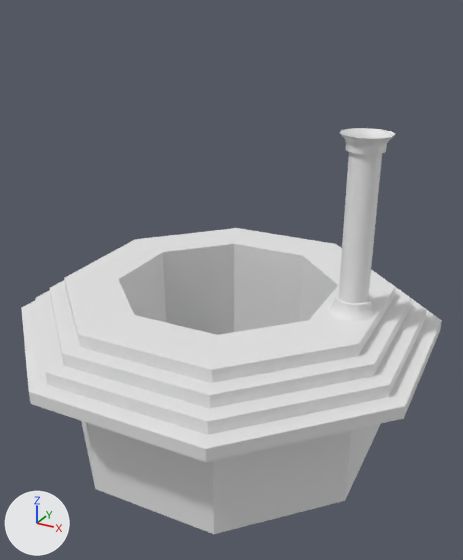
Before and after pictures for a commit that changed the FBX model Assets/Models/Hub/Function/MasterTomb/Mausoleum.fbx.
Before and after are seen from a 50 mm lens placed at (12.1, -21.6, 13.0), pointed at (0.4, -0.4, 2.3). Lighting does not change. The marker at lower left points along +X, +Y and +Z. Where no turn or scale is listed for an object, it has been applied to the vertices. Vertices at the same position are counted once.
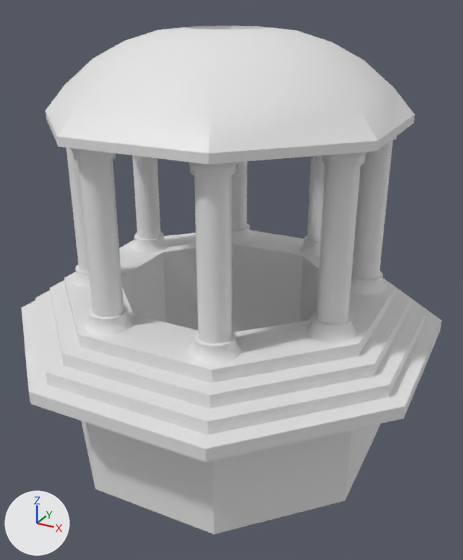
What differs and where, as boxes [x1, y1, x2, y2] in the pictures (463 x 560 px):
'Top', added
    after: [45, 26, 415, 164]
'Cylinder.001', reshaped, turned
    before: [329, 128, 395, 321]
    after: [299, 155, 325, 257]
'Cylinder.007', added
    after: [189, 162, 242, 364]
'Cylinder.008', added
    after: [306, 152, 367, 343]
'Cylinder.006', added
    after: [71, 148, 134, 335]
'Cylinder.003', added
    after: [350, 136, 397, 295]
'Cylinder.004', added
    after: [131, 155, 168, 253]
'Cylinder.005', added
    after: [66, 147, 90, 287]
'Cylinder.002', added
    after: [232, 161, 253, 243]

Diff of the bpy script that builds the scene:
```diff
--- a/Assets/Models/Hub/Function/MasterTomb/Mausoleum.fbx.py
+++ b/Assets/Models/Hub/Function/MasterTomb/Mausoleum.fbx.py
@@ me_cylinder_002 @@
 # used by ob_cylinder_001; location = (0.0, 0.0, 0.0)
-me_cylinder_002.from_pydata(...)  # 160 vertices, 144 faces; spans x 4.55..6.45, y -0.95..0.95, z 2.0..8.74
+me_cylinder_002.from_pydata(...)  # 193 vertices, 192 faces; spans x 4.78..6.68, y -0.95..0.95, z 2.0..10.2
+# me_cylinder_002 part 1: 160 vertices removed from x 4.55..6.45, y -0.95..0.95, z 2.0..8.74; 193 vertices added at x 4.78..6.68, y -0.95..0.95, z 2.0..10.2
@@ me_cylinder_023 @@
+me_cylinder_023.from_pydata(...)  # 193 vertices, 192 faces; spans x -6.14..-4.25, y -3.37..-1.48, z 2.0..10.2
@@ me_cylinder_018 @@
+me_cylinder_018.from_pydata(...)  # 193 vertices, 192 faces; spans x 4.25..6.14, y 1.48..3.37, z 2.0..10.2
@@ me_cylinder_021 @@
+me_cylinder_021.from_pydata(...)  # 193 vertices, 192 faces; spans x -3.37..-1.48, y 4.25..6.14, z 2.0..10.2
@@ me_cylinder_022 @@
+me_cylinder_022.from_pydata(...)  # 193 vertices, 192 faces; spans x -6.33..-4.44, y 1.01..2.9, z 2.0..10.2
@@ me_cylinder_025 @@
+me_cylinder_025.from_pydata(...)  # 193 vertices, 192 faces; spans x 1.48..3.37, y -6.14..-4.25, z 2.0..10.2
@@ me_cylinder_019 @@
+me_cylinder_019.from_pydata(...)  # 96 vertices, 96 faces; spans x -6.58..6.58, y -6.58..6.58, z -1.0..2.31
@@ me_cylinder_024 @@
+me_cylinder_024.from_pydata(...)  # 193 vertices, 192 faces; spans x -2.9..-1.01, y -6.33..-4.44, z 2.0..10.2
@@ me_cylinder_026 @@
+me_cylinder_026.from_pydata(...)  # 193 vertices, 192 faces; spans x 4.44..6.33, y -2.9..-1.01, z 2.0..10.2
@@ ob_cylinder_001 @@
 ob_cylinder_001.location = (0.0, 0.0, 0.0)
+ob_cylinder_001.rotation_euler = (0.0, 0.0, 1.222)  # degrees (0, 0, 70)
@@ ob_cylinder_005 @@
+ob_cylinder_005 = bpy.data.objects.new('Cylinder.005', me_cylinder_023)
+ob_cylinder_005.location = (0.0, 0.0, 0.0)
@@ ob_cylinder_003 @@
+ob_cylinder_003 = bpy.data.objects.new('Cylinder.003', me_cylinder_018)
+ob_cylinder_003.location = (0.0, 0.0, 0.0)
@@ ob_cylinder_002 @@
+ob_cylinder_002 = bpy.data.objects.new('Cylinder.002', me_cylinder_021)
+ob_cylinder_002.location = (0.0, 0.0, 0.0)
@@ ob_cylinder_004 @@
+ob_cylinder_004 = bpy.data.objects.new('Cylinder.004', me_cylinder_022)
+ob_cylinder_004.location = (0.0, 0.0, 0.0)
@@ ob_cylinder_007 @@
+ob_cylinder_007 = bpy.data.objects.new('Cylinder.007', me_cylinder_025)
+ob_cylinder_007.location = (0.0, 0.0, 0.0)
@@ ob_top @@
+ob_top = bpy.data.objects.new('Top', me_cylinder_019)
+ob_top.location = (0.0, 0.0, 9.7)
@@ ob_cylinder_006 @@
+ob_cylinder_006 = bpy.data.objects.new('Cylinder.006', me_cylinder_024)
+ob_cylinder_006.location = (0.0, 0.0, 0.0)
@@ ob_cylinder_008 @@
+ob_cylinder_008 = bpy.data.objects.new('Cylinder.008', me_cylinder_026)
+ob_cylinder_008.location = (0.0, 0.0, 0.0)
```
